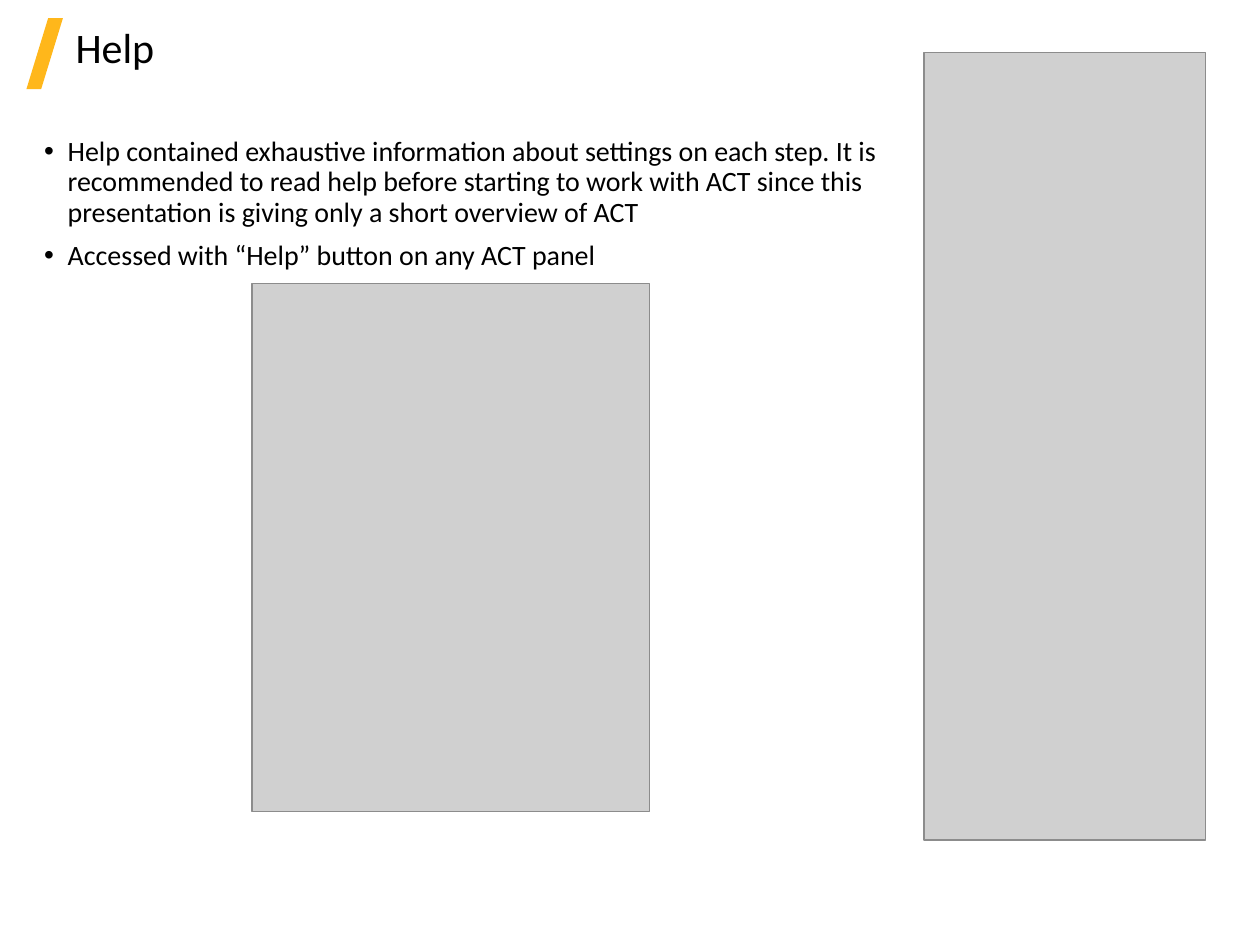
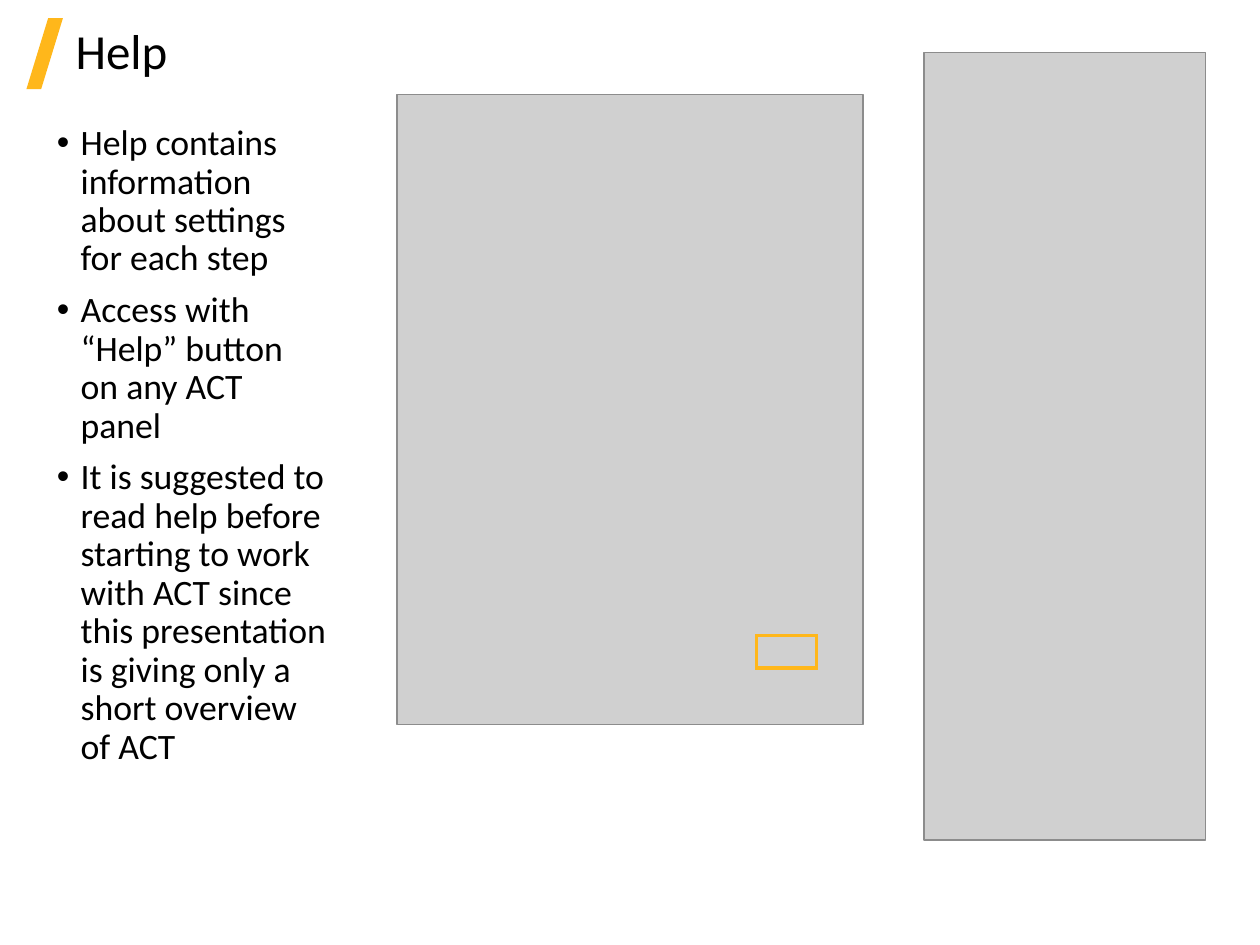
Before and after one commit to beliaev-maksim/ansys-electronic-transformer, a slide deck: slide 19 of help_source(internal)/ETK_2021R1.pptx (slide 20 before the commit). Drawn at 1260x945 pixels with LibreOffice and Linux fonts; fonts in the diff are those of the drawing; grey boxes stand for pictures; background and template pictures are left out. Boxes give left, top, right and bottom in pixels: in the first picture for what was removed or moved away, otherwise in the second. Text is boxed around its words. In the diff, an @@ line names an element or a change of style, - is before the commit and + after.

```diff
--- a/help_source(internal)/ETK_2021R1.pptx
+++ b/help_source(internal)/ETK_2021R1.pptx
@@ title "Help" at bbox=[76, 35, 168, 77]: size 24 to 28 pt @@
@@ picture added at bbox=[397, 94, 863, 724] @@
@@ text at bbox=[81, 130, 325, 760]: text changed; size 16 to 20.4 pt @@
-• Help contained exhaustive information about settings on each step. It is recommended to read help before starting to work with ACT since this presentation is giving only a short overview of ACT
-• Accessed with “Help” button on any ACT panel
+• Help contains information about settings for each step
+• Access with “Help” button on any ACT panel
+• It is suggested to read help before starting to work with ACT since this presentation is giving only a short overview of ACT
@@ picture removed at bbox=[252, 284, 649, 811] @@
@@ rectangle added at bbox=[756, 636, 816, 669], outline #FFB71B 2 pt @@
```
Also in this commit, not shown: 18 other slides changed, 1 slide added, 2 slides removed, 8 other files.
